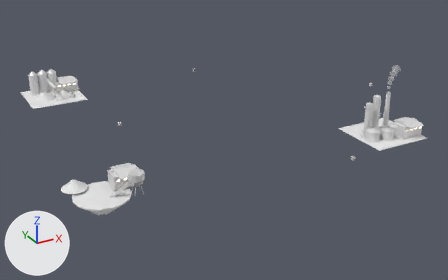
What one commit did to the FBX model Assets/Art/KayseriIsland/Models/Copper/Phase3/Sites_P3.fbx.
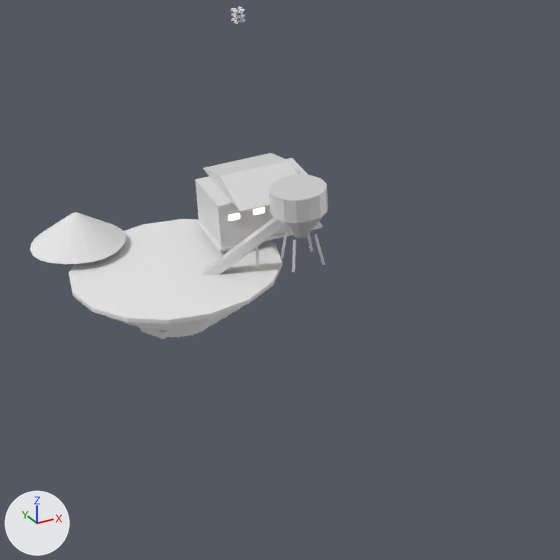
Old and new are each drawn whole from a 50 mm lens placed at (-239.9, -469.2, 213.3), pointed at (1.3, -30.6, -6.0) and again close up on the part from 12% to 47% of the width and 43% to 99% of the height. Arrows for +X, +Y and +Z are at lower left; the lights stay in place. The last two pictures show the newer version. Where no turn or scale is listed for an object, it has been applied to the vertices.

The first close-up shows 'Site.Quarry.Benches', 'Site.Quarry.Conv', 'Site.Quarry.Heap', 'Site.Quarry.Hopper', 'Site.Quarry.Shed' and 2 more.
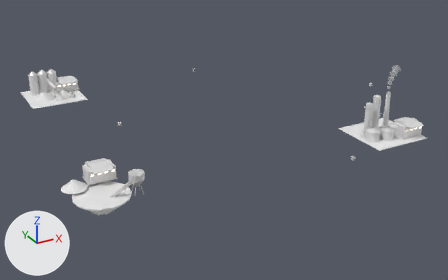
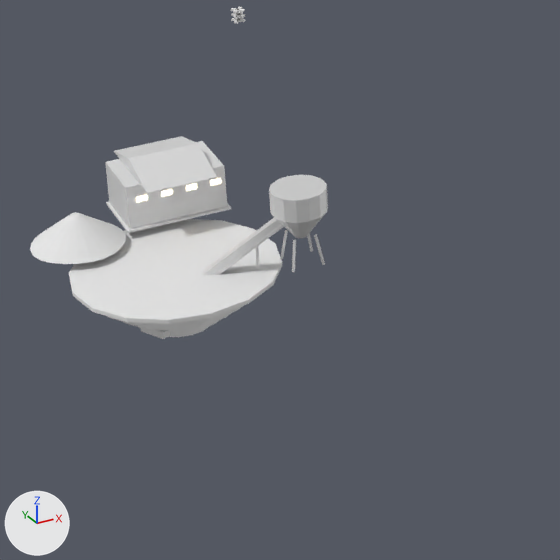
Pixel boxes [x1, y1, x2, y2] of what changed, in the close-ups (560 x 560 px):
'Site.Quarry.Shed', moved: before [195, 153, 323, 252]; after [105, 136, 231, 233]

What the commit changed:
Object 'Site.Quarry.Shed' (ob_site_quarry_shed) moves from (-115.0, -100.0, 12.6) to (-128.0, -84.0, 12.6).
